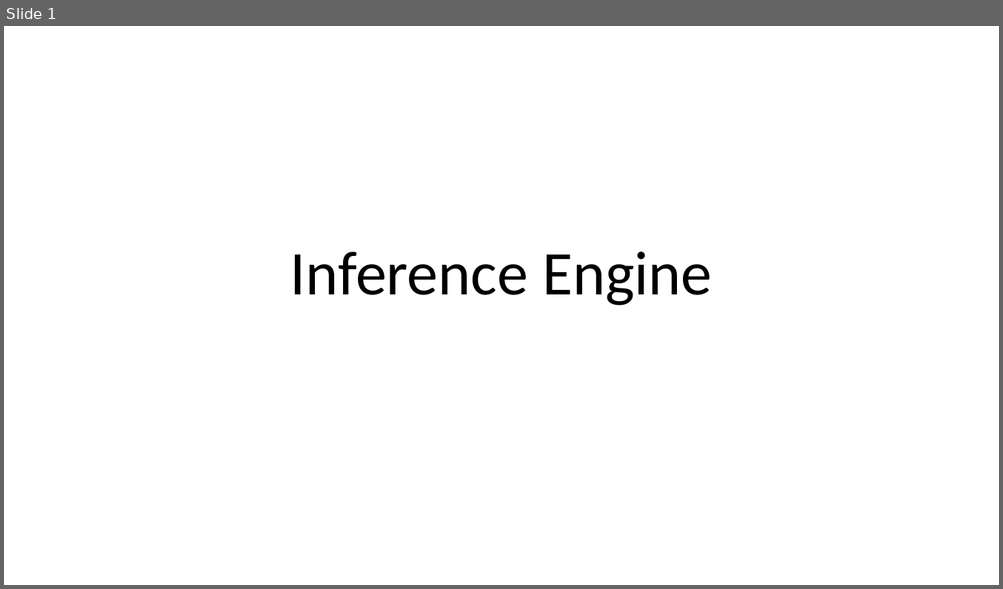
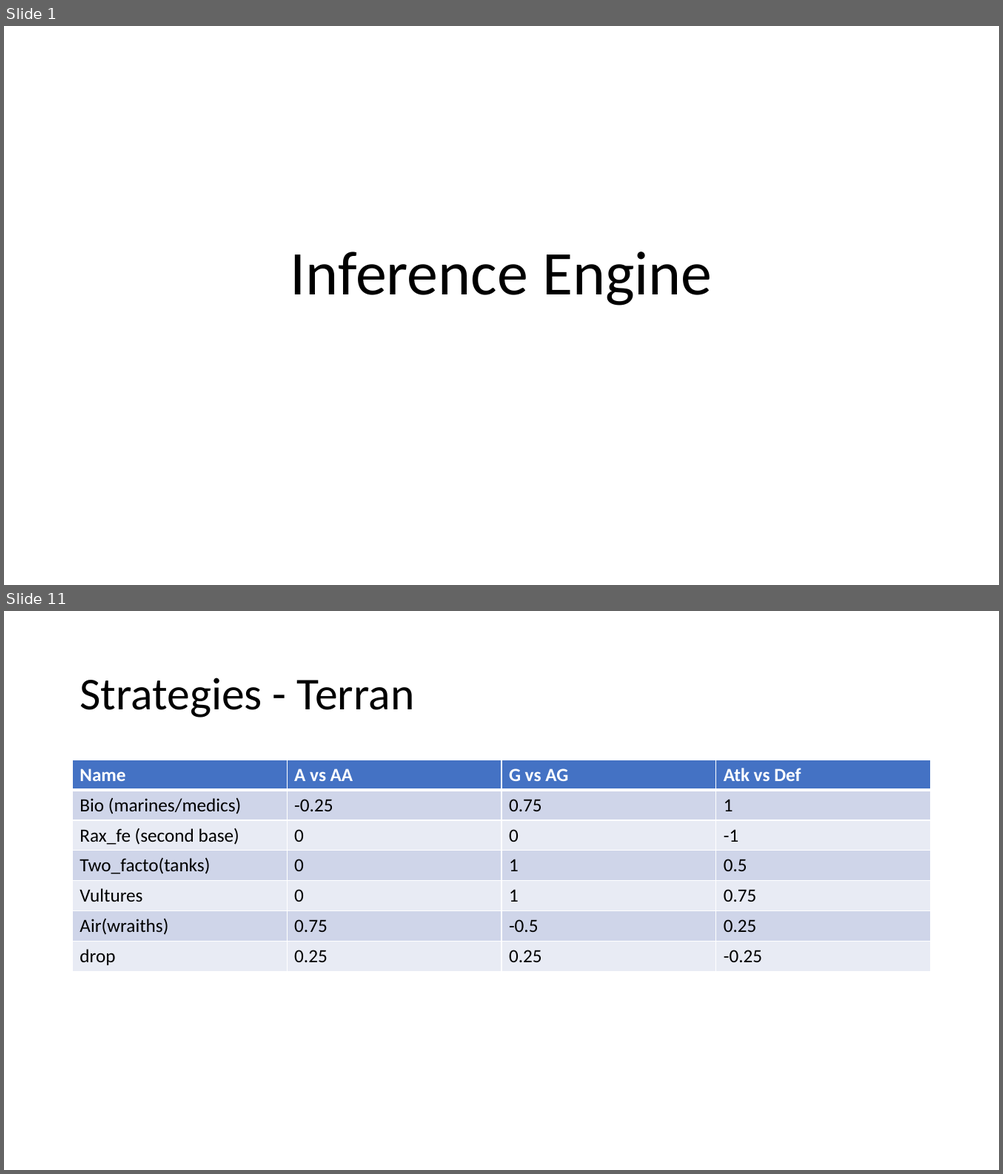
Before and after one commit to mikewkozak/IRE, a slide deck: Documentation/Architecture.pptx. Shown one above the other, each under a label of ours: slide 1 before the commit, slides 1 and 11 after it; the slides between them are not shown. The pictures are 1003x589 and 1003x1174 pixels, drawn with LibreOffice and Linux fonts; fonts in the diff are those of the drawing. Boxes give left, top, right and bottom in pixels: in the first picture for what was removed or moved away, otherwise in the second. Text is boxed around its words. In the diff, an @@ line names an element or a change of style, - is before the commit and + after.

```diff
--- a/Documentation/Architecture.pptx
+++ b/Documentation/Architecture.pptx
@@ slide 11 added at bbox=[4, 611, 999, 1170], background #FFFFFF @@
@@ title added at bbox=[79, 678, 415, 718], 44 pt, text #000000 @@
+Strategies - Terran
@@ table added at bbox=[73, 760, 932, 972], 7 rows, 4 columns @@
+Name | A vs AA | G vs AG | Atk vs Def
+Bio (marines/medics) | -0.25 | 0.75 | 1
+Rax_fe (second base) | 0 | 0 | -1
+Two_facto(tanks) | 0 | 1 | 0.5
+Vultures | 0 | 1 | 0.75
+Air(wraiths) | 0.75 | -0.5 | 0.25
+drop | 0.25 | 0.25 | -0.25
```
Also in this commit, not shown: 1 slide changed, 10 other slides added, 1 slide removed, 18 other files.
